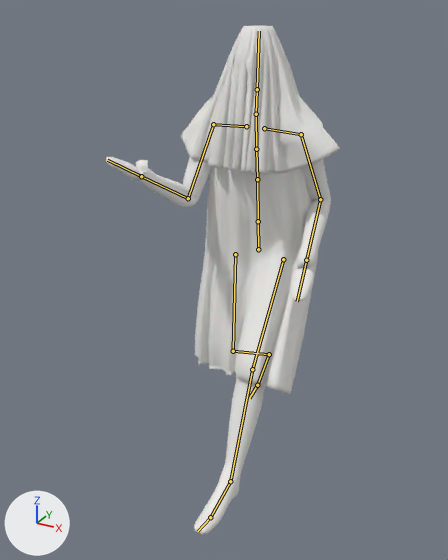
Before and after pictures for a commit that changed the Blender file SourceArt/TallerFinal/SN-01_Sonador.blend.
Rendered twice from a camera (50 mm lens) standing at (0.933, -1.966, 1.66) and looking at (-0.05, -0.179, 0.767). Every picture has the same lights, and +X, +Y and +Z are marked at lower left. The picture after the commit comes second. Both versions are drawn at frame 1 of the action 'Jog'; the numbers are the values there. The bones that bend it are drawn over the model as lines.

The first picture shows 'SN_Body', 'SN_Tunic', 'SN_Veil'.
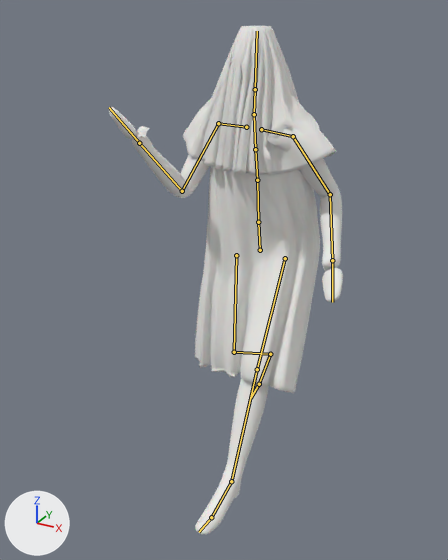
The edits, one by one:
Bone 'Hips' (bone_hips) moves from (0.0, -0.118, -0.005) to (0.006, -0.118, -0.005).
Bone 'Hips' (bone_hips) turns from (5, 7, 3) to (5, 10, 4) degrees about its own x, y and z.
Bone 'Spine' (bone_spine) turns from (1, 0, -2) to (2, -5, -2) degrees about its own x, y and z.
Bone 'Chest' (bone_chest) turns from (0, -10, 0) to (0, -15, 1) degrees about its own x, y and z.
Bone 'UpperChest' (bone_upperchest) turns from (-6, 0, 0) to (-6, -6, 1) degrees about its own x, y and z.
Bone 'Head' (bone_head) turns from (6, 0, 0) to (6, 8, 1) degrees about its own x, y and z.
Bone 'LeftUpperArm' (bone_leftupperarm) turns from (-38, 9, 26) to (-31, 10, 36) degrees about its own x, y and z.
Bone 'LeftLowerArm' (bone_leftlowerarm) turns from (-4, -4, -77) to (8, 6, -72) degrees about its own x, y and z.
Bone 'LeftHand' (bone_lefthand) turns from (0, 0, 0) to (4, 0, -9) degrees about its own x, y and z.
Bone 'RightUpperArm' (bone_rightupperarm) turns from (-38, 9, 27) to (-35, 13, 39) degrees about its own x, y and z.
Bone 'RightLowerArm' (bone_rightlowerarm) turns from (21, -19, 85) to (26, -26, 91) degrees about its own x, y and z.
Bone 'LeftUpperLeg' (bone_leftupperleg) turns from (40, 2, -6) to (36, 3, -9) degrees about its own x, y and z.
Bone 'LeftLowerLeg' (bone_leftlowerleg) turns from (-9, 0, 2) to (0, 0, 1) degrees about its own x, y and z.
Bone 'LeftFoot' (bone_leftfoot) turns from (-20, -1, -5) to (-25, -1, -7) degrees about its own x, y and z.
Bone 'RightUpperLeg' (bone_rightupperleg) turns from (6, 0, -2) to (6, 0, -3) degrees about its own x, y and z.
Bone 'RightLowerLeg' (bone_rightlowerleg) turns from (-57, 3, 6) to (-58, 5, 9) degrees about its own x, y and z.
Bone 'RightFoot' (bone_rightfoot) turns from (41, 2, -7) to (43, 4, -9) degrees about its own x, y and z.

Boxes (x1, y1, x2, y2) around the edits, measured in the pictures (448 x 560 px):
'SN_Tunic', posed: before (194, 167, 319, 394); after (195, 166, 320, 393)
'SN_Veil', posed: before (181, 26, 340, 174); after (183, 26, 336, 175)
'SN_Body', posed (6% taller): before (106, 131, 331, 534); after (109, 107, 343, 535)
bone 'Hips', root to tip: before (258, 249) to (258, 221); after (260, 250) to (258, 222)
bone 'Spine', root to tip: before (258, 221) to (257, 179); after (258, 222) to (257, 180)
bone 'Chest', root to tip: before (257, 179) to (256, 149); after (257, 180) to (255, 149)
bone 'UpperChest', root to tip: before (256, 149) to (256, 114); after (255, 149) to (254, 114)
bone 'Head', root to tip: before (257, 89) to (259, 31); after (255, 89) to (257, 31)
bone 'LeftUpperArm', root to tip: before (301, 134) to (320, 199); after (293, 136) to (330, 194)
bone 'LeftLowerArm', root to tip: before (320, 199) to (306, 260); after (330, 194) to (332, 260)
bone 'LeftHand', root to tip: before (306, 260) to (297, 301); after (332, 260) to (332, 302)
bone 'RightUpperArm', root to tip: before (213, 124) to (188, 198); after (218, 123) to (182, 191)
bone 'RightLowerArm', root to tip: before (188, 198) to (141, 176); after (182, 191) to (139, 143)
bone 'LeftUpperLeg', root to tip: before (283, 259) to (252, 369); after (285, 258) to (257, 369)
bone 'LeftLowerLeg', root to tip: before (252, 369) to (230, 481); after (257, 369) to (231, 481)
bone 'LeftFoot', root to tip: before (230, 481) to (210, 517); after (231, 481) to (211, 517)
bone 'RightUpperLeg', root to tip: before (235, 254) to (233, 351); after (236, 255) to (234, 352)
bone 'RightLowerLeg', root to tip: before (233, 351) to (269, 354); after (234, 352) to (270, 354)
bone 'RightFoot', root to tip: before (269, 354) to (257, 385); after (270, 354) to (259, 384)
